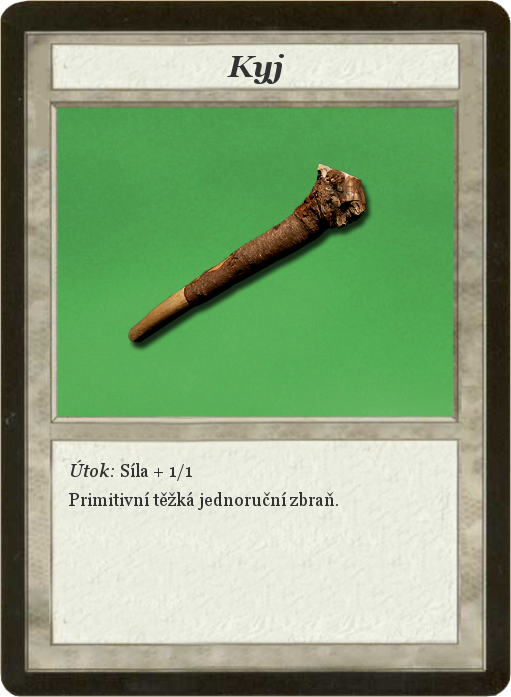
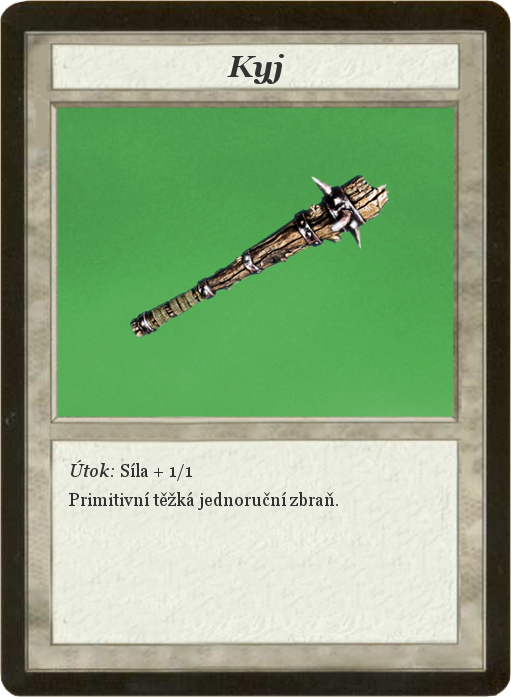
Layer changes from the first 511×697 image to the second:
renamed "club.png" to "cudgel.png", painted on it over (123, 163, 390, 352)
